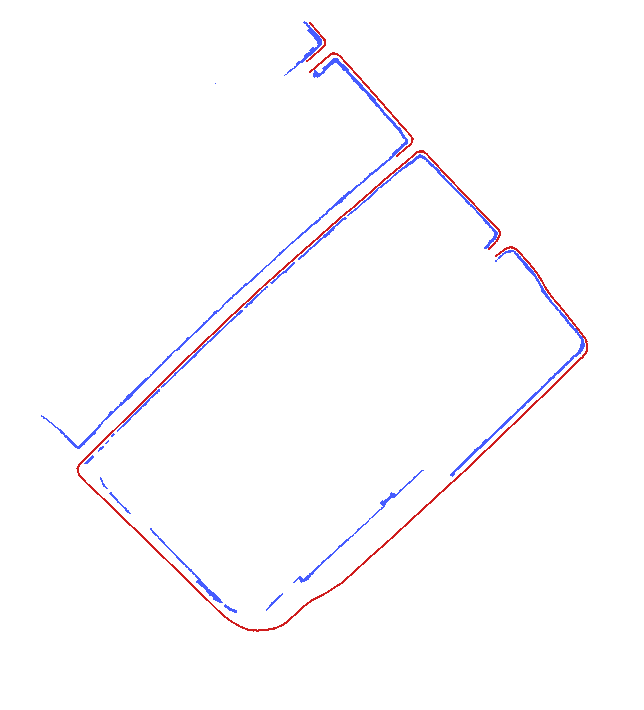
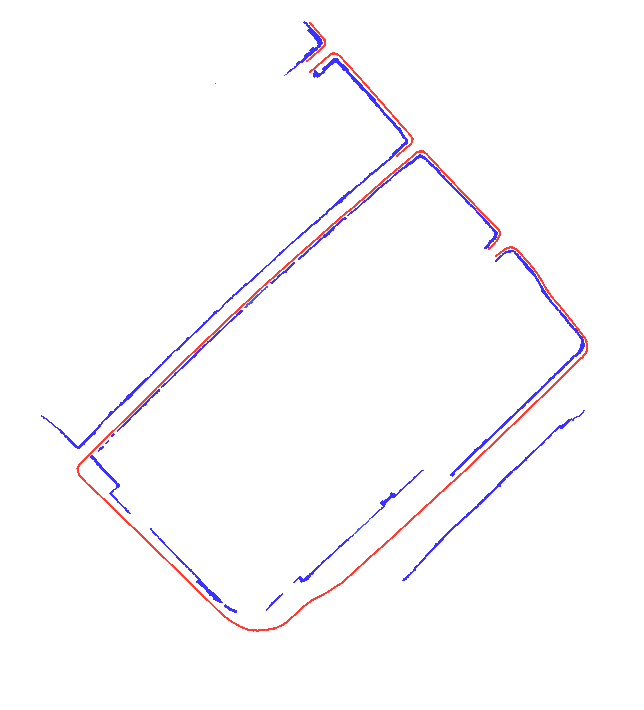
Before/after of a 644x710 layered artwork. What changed in the layer stack:
painted on "01_mapImage0.5_GT.xcf" over [41, 21, 588, 632]
